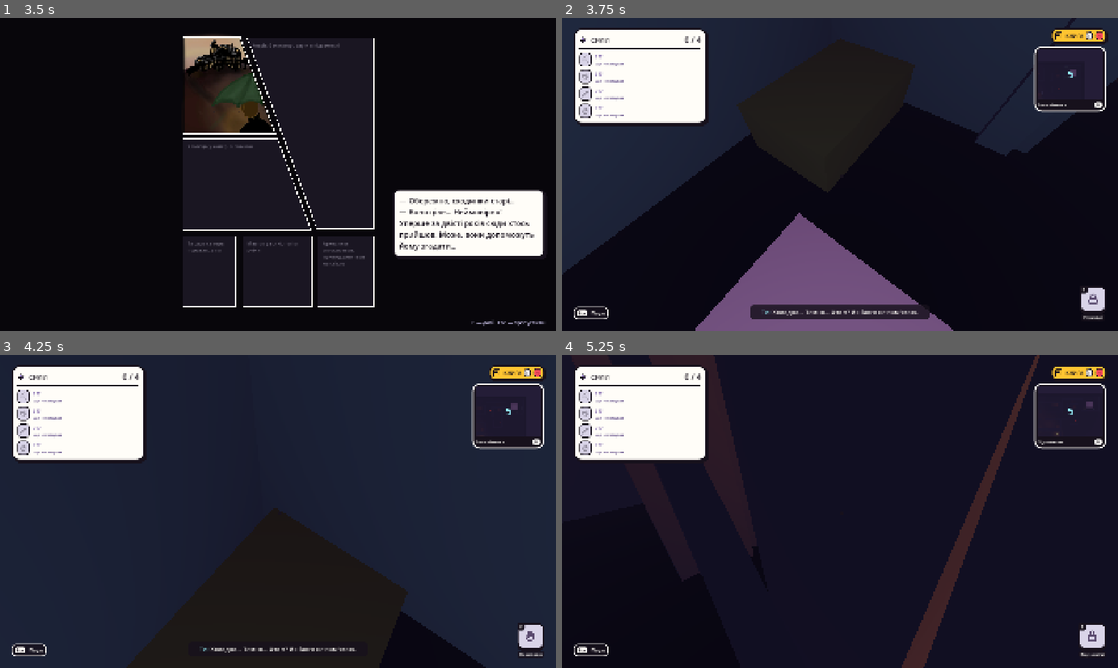
Above: before the commit, frames 1-4 (two rows, left to right).
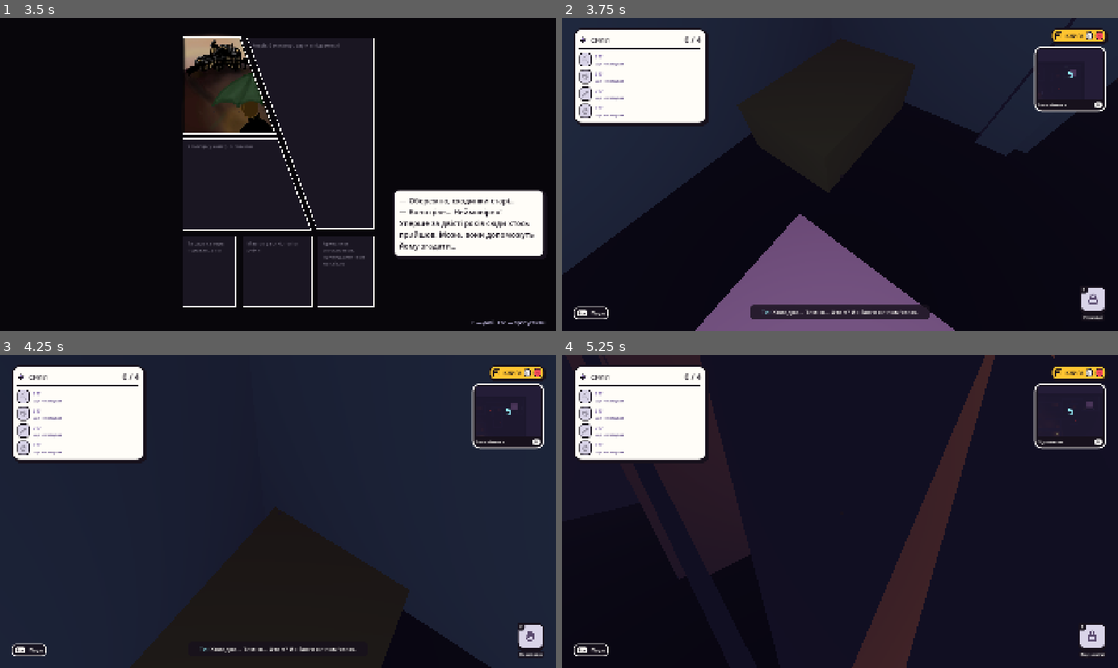
Above: after the commit, the same moments.

Repository: soulvad/halloween-game
Game: Godot game, scene res://scenes/main_menu.tscn
Two runs of this game, one before a commit and one after it. Both use one fixed random seed, a clock stepped at 60 frames per second and the inputs below.
Inputs (mouse positions are in pixels of both pictures, inside the frame that each line leads up to):
- Up to frame 1 (3.5 s): click "ГРАТИ" at 0.5 s; tap Enter at 1.25 s; move the mouse to (400, 158) at 1.27 s; hold D (move_right) 1.28-2.03 s; hold Shift (sprint) 1.28-2.03 s; click (400, 158) at 1.42 s; tap Space at 1.52, 2.27 s; move the mouse to (166, 190) at 2.02 s; hold S (move_back) 2.03-2.78 s; tap E (interact) at 2.1 s; tap Shift (sprint) at 2.3, 3.05 s; move the mouse to (333, 105) at 2.77 s; hold D (move_right) from 2.78 s (still down); hold J (journal) from 2.78 s (still down)
- Up to frame 2 (3.75 s): tap Space at 3.5 s; move the mouse to (812, 237) at 3.52 s; release D (move_right) at 3.53 s; release J (journal) at 3.53 s; hold W (move_forward) from 3.53 s (still down); tap Shift (sprint) at 3.6 s; click (812, 237) at 3.67 s
- Up to frame 3 (4.25 s): keep holding W (move_forward); tap Space at 3.77 s
- Up to frame 4 (5.25 s): keep holding W (move_forward); move the mouse to (878, 514) at 4.27 s; hold Shift (sprint) 4.28-5.03 s; tap Enter at 4.35 s; tap Space at 4.52 s; move the mouse to (795, 508) at 5.02 s; tap Keypad Enter at 5.1 s

Frame 1 is identical in both runs. In frame 2, 0.2% of the frame differs, in the area x 0-99%, y 10-100%; in frame 3, 0.5%; in frame 4, 9.0%, in the area x 8-89%, y 0-100%.

Commit message:
Calmer sideways camera sway, stronger vertical bob on sprint
Co-Authored-By: Claude Opus 5.5 <noreply@anthropic.com>

Diff:
--- a/scripts/player.gd
+++ b/scripts/player.gd
@@ -13,10 +13,11 @@
 const BOB := 0.04  ## gentle float of the view
 ## Flying: the view swells up and down and rocks a little, stronger with speed, and leans into a strafe.
 const FLY_BOB := 0.075  ## m at walking speed
-const FLY_SIDE := 0.025  ## m
-const FLY_ROLL := 0.022  ## rad
+const FLY_SPRINT_BOB := 0.07  ## m added on top of the bob at full sprint
+const FLY_SIDE := 0.01  ## m, no stronger on a sprint
+const FLY_ROLL := 0.009  ## rad, no stronger on a sprint
 const FLY_PITCH := 0.009  ## rad
-const FLY_LEAN := 0.028  ## rad at walking speed, sideways
+const FLY_LEAN := 0.012  ## rad at walking speed, sideways
 const FLY_RATE := 3.4  ## rad/s of the swell at walking speed
 const FLY_EASE := 2.5  ## how quickly it fades in and out, per second
 const LAYER_SELF := 4  ## visual layer 3: the own body, hidden from the first-person camera
@@ -60,7 +61,8 @@
 func _process(delta: float) -> void:
 	_t += delta
 	_sway(delta)
-	head.position.y = EYE + sin(_t * 1.6) * BOB + sin(_fly_t) * FLY_BOB * flight
+	var sprint_part := clampf((flight - 1.0) / (SPRINT / WALK - 1.0), 0, 1)
+	head.position.y = EYE + sin(_t * 1.6) * BOB + sin(_fly_t) * (FLY_BOB * flight + FLY_SPRINT_BOB * sprint_part)
 	body.position.y = 1.1 + sin(_t * 1.6) * 0.08
 
 
@@ -83,8 +85,9 @@
 	_fly_t += delta * FLY_RATE * (0.6 + 0.4 * flight)  # by its own clock: changing speed never jumps the phase
 	var side := velocity.dot(global_basis.x) / WALK
 	_lean = lerpf(_lean, side, minf(FLY_EASE * delta, 1))
-	head.position.x = cos(_fly_t * 0.5) * FLY_SIDE * flight
-	camera.rotation.z = sin(_fly_t * 0.5) * FLY_ROLL * flight - _lean * FLY_LEAN
+	var rock := minf(flight, 1.0)
+	head.position.x = cos(_fly_t * 0.5) * FLY_SIDE * rock
+	camera.rotation.z = sin(_fly_t * 0.5) * FLY_ROLL * rock - _lean * FLY_LEAN
 	camera.rotation.x = cos(_fly_t) * FLY_PITCH * flight
 
 
